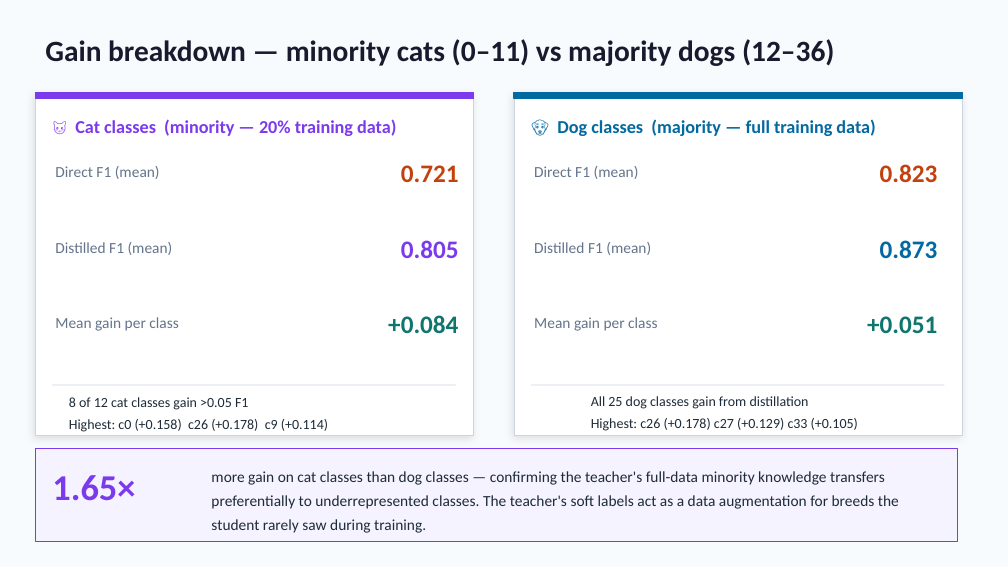
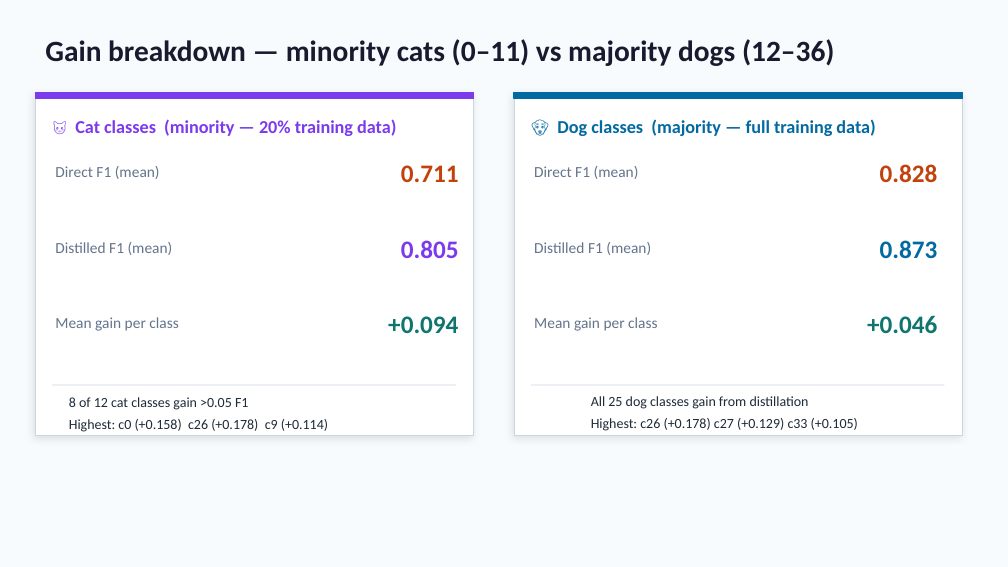
Before and after one commit to Slash10241/Deep_Learning_Project, a slide deck: slide 7 of Reports/ViT_Distillation_MinorityClass.pptx. Drawn at 1008x567 pixels with LibreOffice and Linux fonts; fonts in the diff are those of the drawing. Boxes give left, top, right and bottom in pixels: in the first picture for what was removed or moved away, otherwise in the second. Text is boxed around its words. In the diff, an @@ line names an element or a change of style, - is before the commit and + after.

```diff
--- a/Reports/ViT_Distillation_MinorityClass.pptx
+++ b/Reports/ViT_Distillation_MinorityClass.pptx
@@ text at (x1=401, y1=165, x2=459, y2=182): text changed @@
-0.721
+0.711
@@ text at (x1=880, y1=164, x2=938, y2=183): text changed @@
-0.823
+0.828
@@ text at (x1=388, y1=316, x2=458, y2=333): text changed @@
-+0.084
++0.094
@@ text at (x1=867, y1=315, x2=937, y2=333): text changed @@
-+0.051
++0.046
@@ rectangle removed at (x1=35, y1=449, x2=958, y2=541) @@
@@ text removed at (x1=52, y1=475, x2=135, y2=501) @@
-1.65×
@@ text removed at (x1=211, y1=471, x2=899, y2=533) @@
-more gain on cat classes than dog classes — confirming the teacher's full-data minority knowledge transfers preferentially to underrepresented classes. The teacher's soft labels act as a data augmentation for breeds the student rarely saw during training.
```
Also in this commit, not shown: 2 other slides changed, 2 other files.
